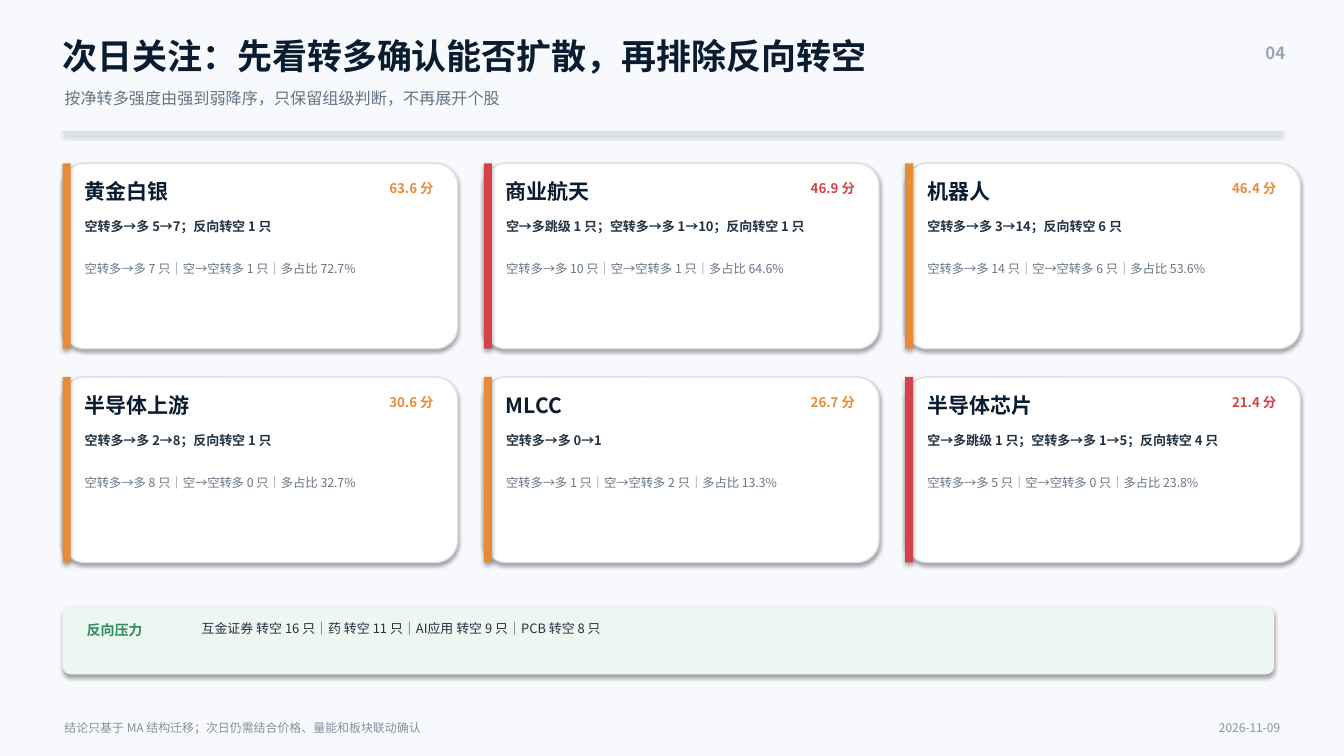
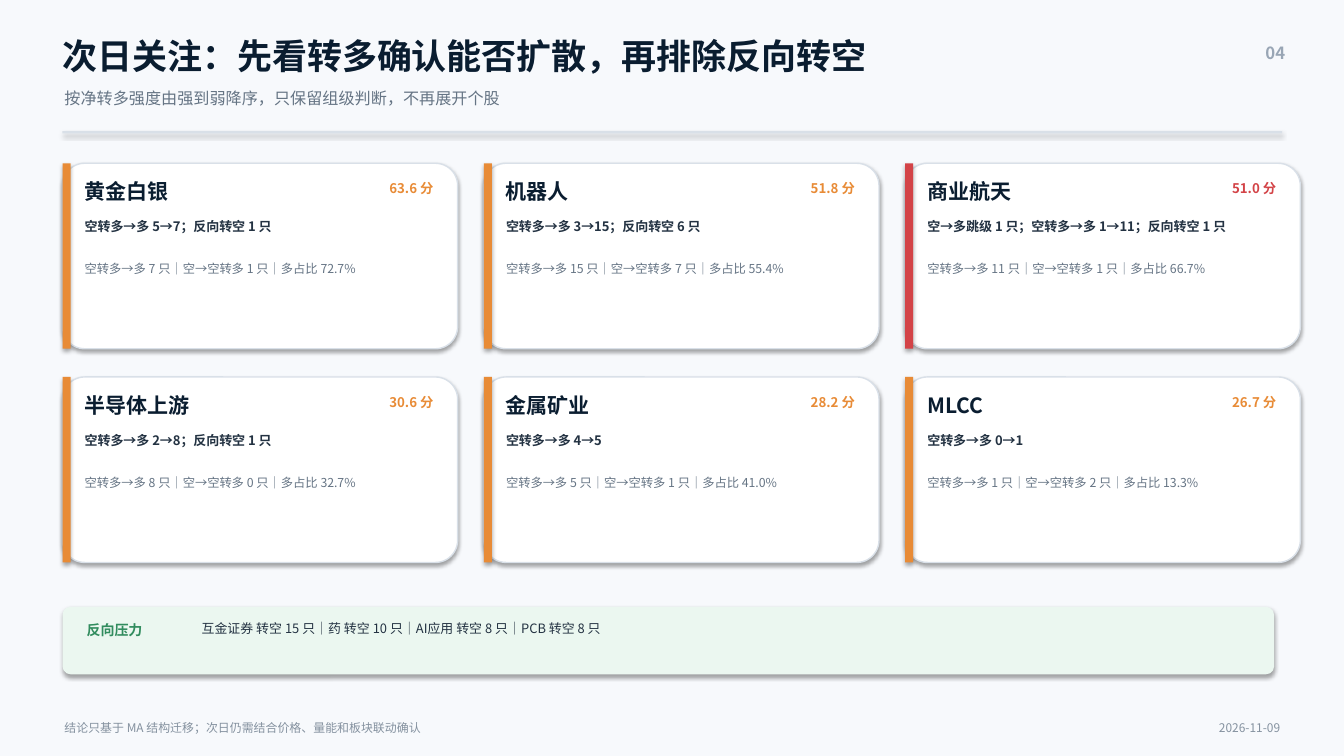
Before and after one commit to nancybhc/a-share-blast-lab, a slide deck: slide 4 of assets/多空阶段简报_2026-11-09.pptx. Drawn at 1344x756 pixels with LibreOffice and Linux fonts; fonts in the diff are those of the drawing. Boxes give left, top, right and bottom in pixels: in the first picture for what was removed or moved away, otherwise in the second. Text is boxed around its words. In the diff, an @@ line names an element or a change of style, - is before the commit and + after.

```diff
--- a/assets/多空阶段简报_2026-11-09.pptx
+++ b/assets/多空阶段简报_2026-11-09.pptx
@@ rectangle at (484,163,492,349): fill #D34347 to #E88B36 @@
@@ rectangle at (905,163,913,349): fill #E88B36 to #D34347 @@
@@ text at (506,181,569,201): text changed @@
-商业航天
+机器人
@@ text at (811,182,855,194): text changed; text colour #D34347 to #E88B36 @@
-46.9 分
+51.8 分
@@ text at (927,181,1011,201): text changed @@
-机器人
+商业航天
@@ text at (1232,182,1276,194): text changed; text colour #E88B36 to #D34347 @@
-46.4 分
+51.0 分
@@ text at (506,220,701,233): text changed @@
-空→多跳级 1 只；空转多→多 1→10；反向转空 1 只
+空转多→多 3→15；反向转空 6 只
@@ text at (927,220,1226,233): text changed @@
-空转多→多 3→14；反向转空 6 只
+空→多跳级 1 只；空转多→多 1→11；反向转空 1 只
@@ text at (506,262,784,274): text changed @@
-空转多→多 10 只｜空→空转多 1 只｜多占比 64.6%
+空转多→多 15 只｜空→空转多 7 只｜多占比 55.4%
@@ text at (927,262,1205,274): text changed @@
-空转多→多 14 只｜空→空转多 6 只｜多占比 53.6%
+空转多→多 11 只｜空→空转多 1 只｜多占比 66.7%
@@ rectangle at (905,377,913,563): fill #D34347 to #E88B36 @@
@@ text at (506,395,590,415): text changed @@
-MLCC
+金属矿业
@@ text at (811,396,855,408): text changed @@
-26.7 分
+28.2 分
@@ text at (927,397,983,414): text changed @@
-半导体芯片
+MLCC
@@ text at (1232,396,1276,408): text changed; text colour #D34347 to #E88B36 @@
-21.4 分
+26.7 分
@@ text at (506,434,602,446): text changed @@
-空转多→多 0→1
+空转多→多 4→5
@@ text at (927,434,1023,446): text changed @@
-空→多跳级 1 只；空转多→多 1→5；反向转空 4 只
+空转多→多 0→1
@@ text at (506,476,777,488): text changed @@
-空转多→多 1 只｜空→空转多 2 只｜多占比 13.3%
+空转多→多 5 只｜空→空转多 1 只｜多占比 41.0%
@@ text at (927,476,1198,488): text changed @@
-空转多→多 5 只｜空→空转多 0 只｜多占比 23.8%
+空转多→多 1 只｜空→空转多 2 只｜多占比 13.3%
@@ text at (202,622,601,635): text changed @@
-互金证券 转空 16 只｜药 转空 11 只｜AI应用 转空 9 只｜PCB 转空 8 只
+互金证券 转空 15 只｜药 转空 10 只｜AI应用 转空 8 只｜PCB 转空 8 只
```
Also in this commit, not shown: 3 other slides changed, 8 other files.
